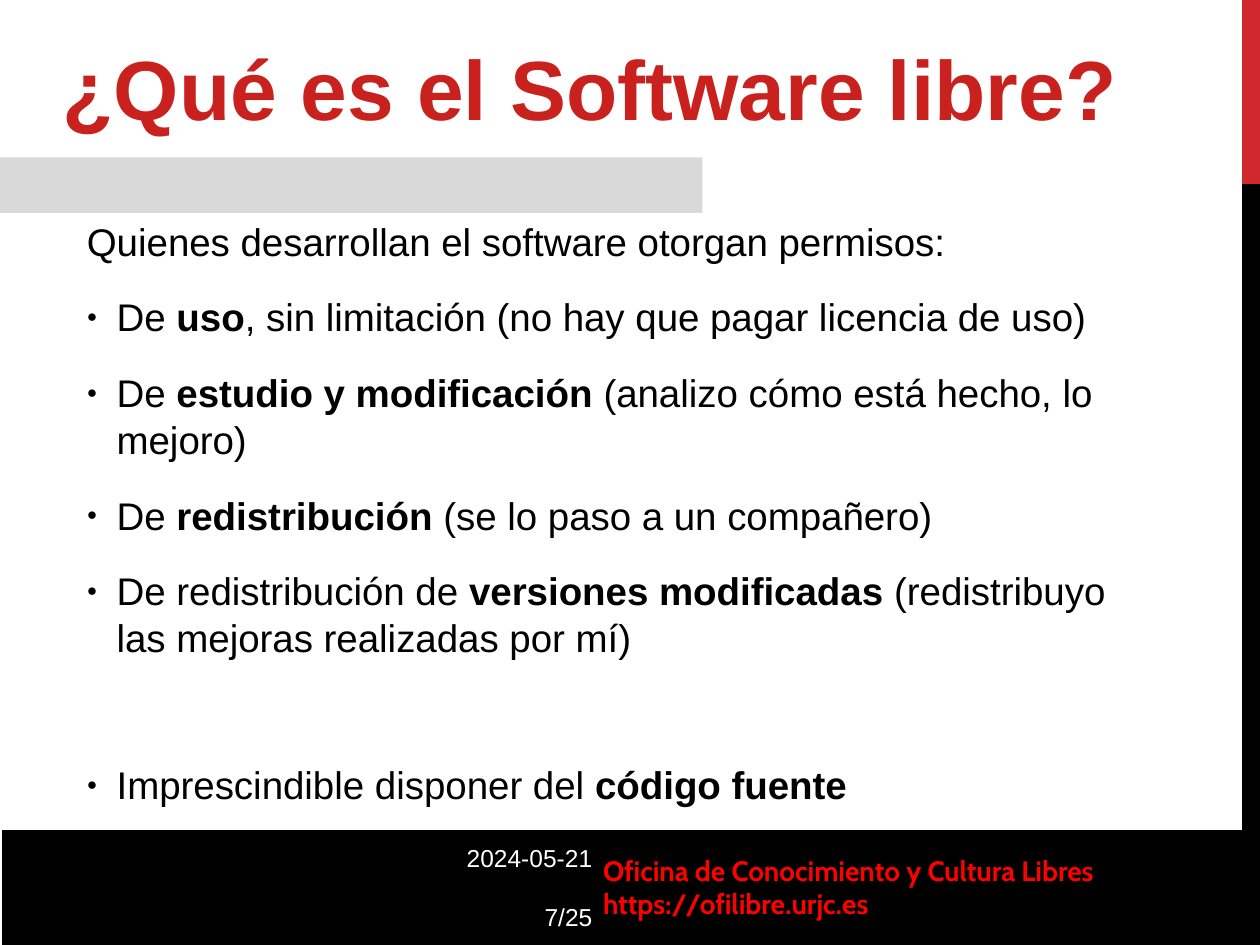
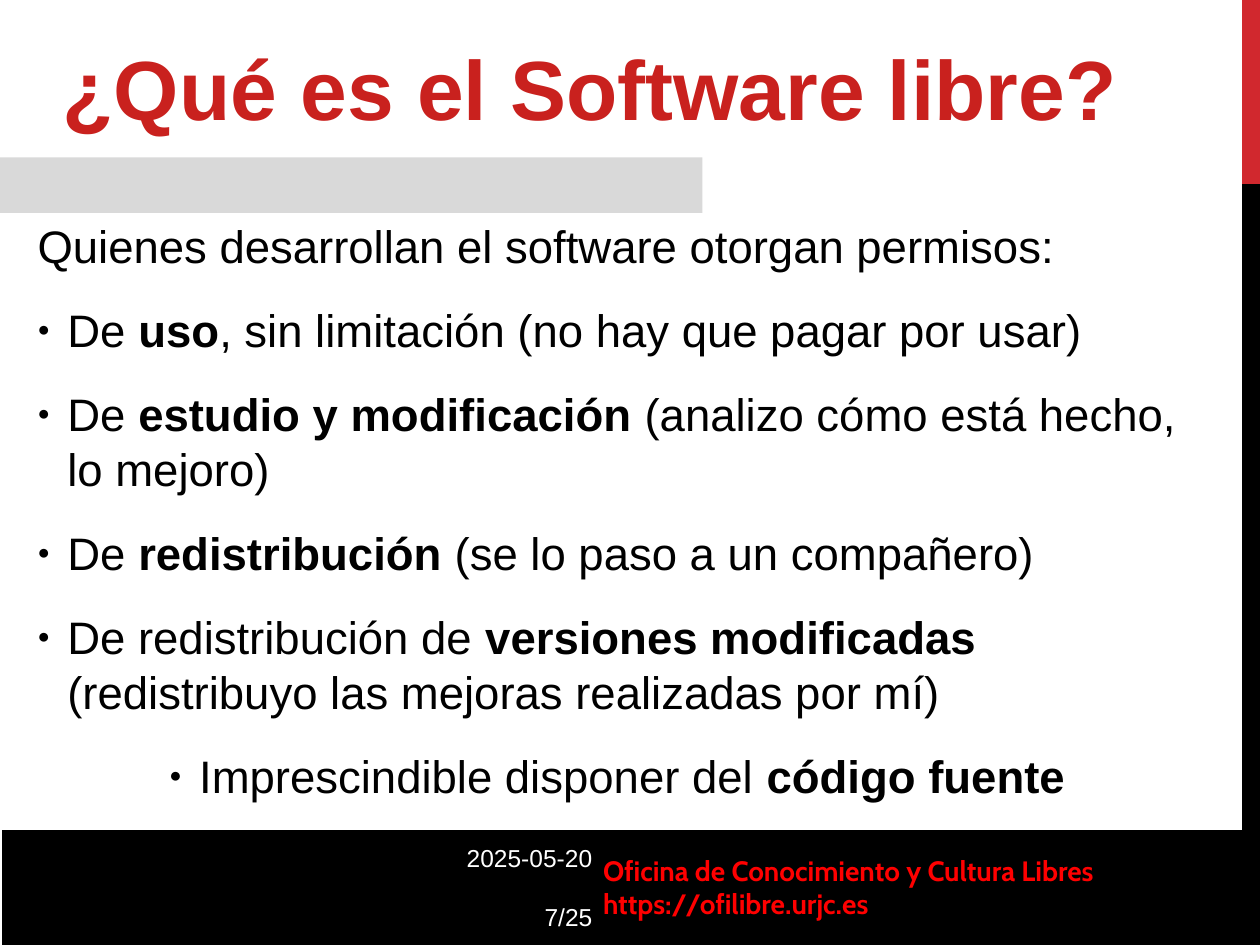
Before and after one commit to roberto-red/ofilibre, a slide deck: slide 7 of static/transpas/curso-cultura-libre/Software_Libre.odp. Drawn at 1260x945 pixels with LibreOffice and Linux fonts; fonts in the diff are those of the drawing; background and template pictures are left out. Boxes give left, top, right and bottom in pixels: in the first picture for what was removed or moved away, otherwise in the second. Text is boxed around its words. In the diff, an @@ line names an element or a change of style, - is before the commit and + after.

Commit message:
Transpas de software libre

```diff
--- a/static/transpas/curso-cultura-libre/Software_Libre.odp
+++ b/static/transpas/curso-cultura-libre/Software_Libre.odp
@@ text "Quienes desarrollan el software otorgan ...": place and size @@
-text "Quienes desarrollan el software otorgan ..." at [87,228,1105,807]
+text "Quienes desarrollan el software otorgan ..." at [38,230,1176,803]
@@ text at [38,230,1176,803]: size 22 to 26 pt in "Quienes desarrollan el software otorgan permisos:", "De estudio y modificación (analizo cómo está ...", "De redistribución (se lo paso a un ...", "De redistribución de versiones modificadas (redistribuyo las ..." and 1 more places; alignment left to centre @@
@@ text at [67,313,1081,356]: text changed; size 22 to 26 pt @@
-● De uso, sin limitación (no hay que pagar licencia de uso)
+● De uso, sin limitación (no hay que pagar por usar)
@@ text at [467,850,592,868]: text changed @@
-2024-05-21
+2025-05-20
```
Also in this commit, not shown: 14 other slides changed, 3 other files.
